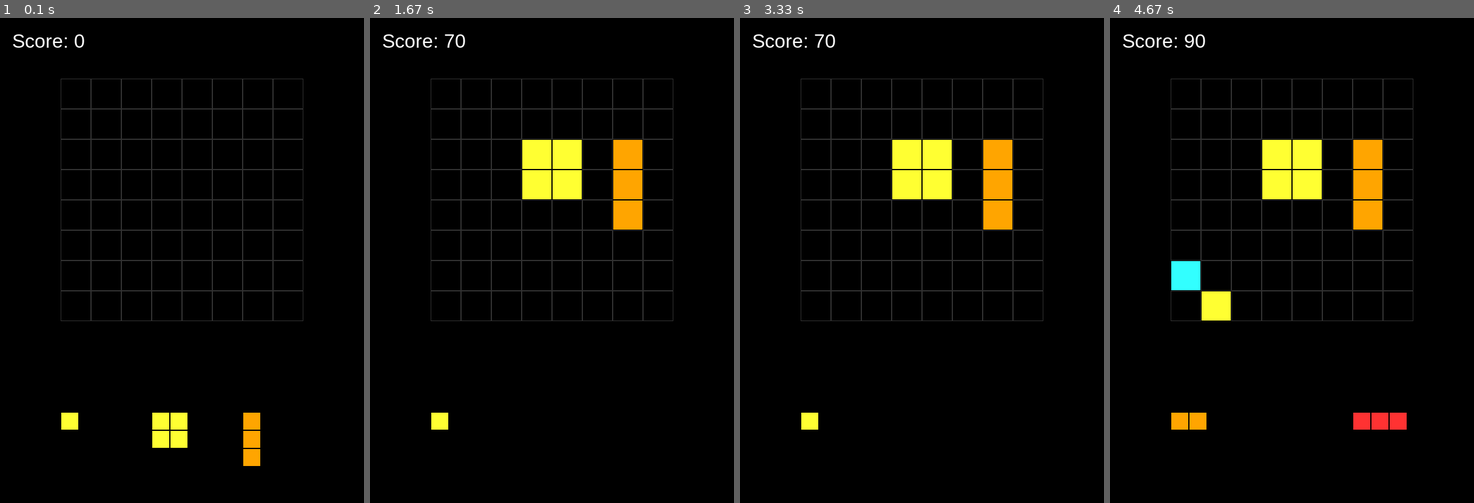
Above: before the commit, frames 1-4 (left to right).
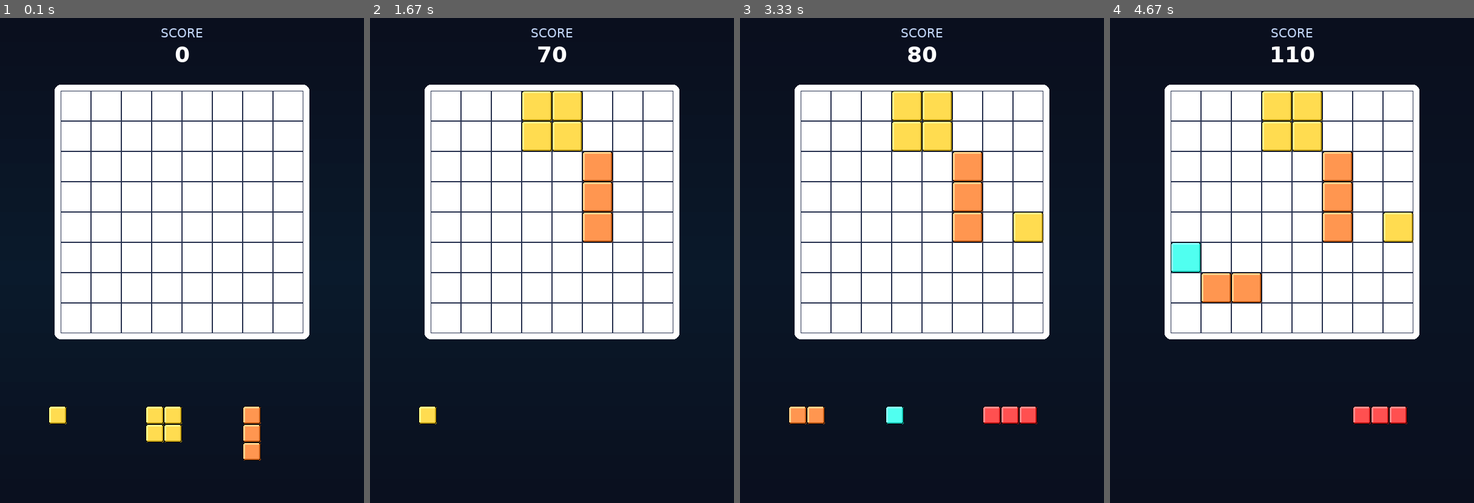
Above: after the commit, the same moments.

Repository: liqthr/block-blast-pygame
Game: pygame game, started from main.py
The game is run twice, just before and just after one commit, with the same random seed, the same clock (stepped at 60 frames per second) and the same inputs.
Inputs (mouse positions are in pixels of both pictures, inside the frame that each line leads up to):
- Up to frame 1 (0.1 s): no input
- Up to frame 2 (1.67 s): press the mouse at (544, 415) at 0.37 s; move the mouse to (541, 270) at 0.47 s; release the mouse at (537, 129) at 0.6 s; press the mouse at (621, 449) at 1.2 s; move the mouse to (613, 323) at 1.3 s; release the mouse at (610, 192) at 1.43 s
- Up to frame 3 (3.33 s): press the mouse at (798, 415) at 3.03 s; move the mouse to (903, 318) at 3.13 s; release the mouse at (1013, 216) at 3.27 s
- Up to frame 4 (4.67 s): press the mouse at (1186, 415) at 3.37 s; move the mouse to (1201, 357) at 3.47 s; release the mouse at (1215, 299) at 3.6 s; press the mouse at (1262, 415) at 3.7 s; move the mouse to (1222, 338) at 3.8 s; release the mouse at (1182, 265) at 3.93 s

The runs differ from the first frame. In frame 1, 100% of the frame differs, in the area x 0-100%, y 0-100%; in frame 2, 100%; in frame 3, 100%; in frame 4, 100%.

Commit message:
Improve visuals: 3D blocks and Aurora background

Diff:
--- a/main.py
+++ b/main.py
@@ -1,6 +1,7 @@
 import pygame
 import random
 import sys
+import math
 
 # Constants
 SCREEN_WIDTH = 600
@@ -8,24 +9,25 @@
 GRID_SIZE = 8
 CELL_SIZE = 50
 GRID_MARGIN = (SCREEN_WIDTH - (GRID_SIZE * CELL_SIZE)) // 2
-GRID_TOP = 100
+GRID_TOP = 120
 
 # Colors
 WHITE = (255, 255, 255)
 BLACK = (0, 0, 0)
-GRAY = (200, 200, 200)
-DARK_GRAY = (50, 50, 50)
+DARK_BG = (10, 15, 30)
+
+# Vibrant Block Colors
 COLORS = [
-    (255, 50, 50),   # Red
-    (50, 255, 50),   # Green
-    (50, 50, 255),   # Blue
-    (255, 255, 50),  # Yellow
-    (255, 50, 255),  # Magenta
-    (50, 255, 255),  # Cyan
-    (255, 165, 0),   # Orange
+    (255, 80, 80),   # Soft Red
+    (80, 255, 120),  # Mint Green
+    (80, 150, 255),  # Sky Blue
+    (255, 220, 80),  # Golden Yellow
+    (220, 100, 255), # Lavender
+    (80, 255, 240),  # Turquoise
+    (255, 150, 80),  # Coral
 ]
 
-# Block Shapes (relative coordinates)
+# Block Shapes
 SHAPES = [
     [(0, 0)], # Single
     [(0, 0), (1, 0)], # 1x2
@@ -42,6 +44,54 @@
     [(0, 0), (1, 0), (2, 0), (1, 1)], # T-shape
 ]
 
+def draw_3d_rect(surface, color, rect, border_radius=4):
+    """Draws a rectangle with a 3D beveled effect."""
+    # Main body
+    pygame.draw.rect(surface, color, rect, border_radius=border_radius)
+
+    # Highlight (top and left)
+    highlight_color = [min(255, c + 60) for c in color]
+    pygame.draw.line(surface, highlight_color, (rect.left + 2, rect.top + 2), (rect.right - 2, rect.top + 2), 3)
+    pygame.draw.line(surface, highlight_color, (rect.left + 2, rect.top + 2), (rect.left + 2, rect.bottom - 2), 3)
+
+    # Shadow (bottom and right)
+    shadow_color = [max(0, c - 60) for c in color]
+    pygame.draw.line(surface, shadow_color, (rect.left + 2, rect.bottom - 2), (rect.right - 2, rect.bottom - 2), 3)
+    pygame.draw.line(surface, shadow_color, (rect.right - 2, rect.top + 2), (rect.right - 2, rect.bottom - 2), 3)
+
+    # Subtle inner border
+    pygame.draw.rect(surface, (0, 0, 0, 50), rect, 1, border_radius=border_radius)
+
+class AuroraBackground:
+    def __init__(self):
+        self.time = 0
+        self.layers = [
+            {"color": (20, 60, 40), "speed": 0.01, "offset": 0},
+            {"color": (30, 20, 70), "speed": 0.015, "offset": math.pi},
+            {"color": (10, 40, 60), "speed": 0.008, "offset": math.pi / 2}
+        ]
+
+    def draw(self, surface):
+        self.time += 1
+        surface.fill(DARK_BG)
+
+        # Create a temporary surface for blending
+        temp_surface = pygame.Surface((SCREEN_WIDTH, SCREEN_HEIGHT), pygame.SRCALPHA)
+
+        for layer in self.layers:
+            c = layer["color"]
+            alpha = int(80 + 40 * math.sin(self.time * layer["speed"] + layer["offset"]))
+
+            # Draw gradient-like waves
+            for y in range(0, SCREEN_HEIGHT, 40):
+                shift = math.sin(self.time * 0.02 + y * 0.005) * 50
+                rect = pygame.Rect(0, y, SCREEN_WIDTH, 40)
+                # Vary alpha by height to create a fade effect
+                h_alpha = int(alpha * (1 - abs(y - SCREEN_HEIGHT/2) / (SCREEN_HEIGHT/2)))
+                pygame.draw.rect(temp_surface, (*c, h_alpha), rect)
+
+        surface.blit(temp_surface, (0, 0))
+
 class Block:
     def __init__(self, shape, color):
         self.shape = shape
@@ -52,7 +102,7 @@
         self.offset_y = 0
         self.original_pos = (0, 0)
         self.pos = [0, 0]
-        self.scale = 0.6 # Smaller scale when in preview
+        self.scale = 0.6
 
     def update_rects(self):
         self.rects = []
@@ -69,16 +119,17 @@
     def draw(self, surface):
         self.update_rects()
         for rect in self.rects:
-            pygame.draw.rect(surface, self.color, rect)
-            pygame.draw.rect(surface, BLACK, rect, 1)
+            draw_3d_rect(surface, self.color, rect)
 
 class Game:
     def __init__(self):
         pygame.init()
         self.screen = pygame.display.set_mode((SCREEN_WIDTH, SCREEN_HEIGHT))
-        pygame.display.set_caption("Block Blast")
+        pygame.display.set_caption("Block Blast - Aurora Edition")
         self.clock = pygame.time.Clock()
-        self.font = pygame.font.SysFont("Arial", 32)
+        self.font = pygame.font.SysFont("Verdana", 36, bold=True)
+        self.small_font = pygame.font.SysFont("Verdana", 20)
+        self.aurora = AuroraBackground()
         self.reset_game()
 
     def reset_game(self):
@@ -95,9 +146,8 @@
                 shape = random.choice(SHAPES)
                 color = random.choice(COLORS)
                 block = Block(shape, color)
-                # Position blocks at the bottom
-                x = 100 + i * 150
-                y = 650
+                x = 80 + i * 160
+                y = 640
                 block.pos = [x, y]
                 block.original_pos = (x, y)
                 self.blocks.append(block)
@@ -150,16 +200,20 @@
 
         cleared = len(rows_to_clear) + len(cols_to_clear)
         if cleared > 0:
-            self.score += (cleared * 100) * cleared # Bonus for multiple lines
+            self.score += (cleared * 100) * cleared
 
     def draw_grid(self):
+        # Draw grid background panel
+        panel_rect = pygame.Rect(GRID_MARGIN - 10, GRID_TOP - 10, (GRID_SIZE * CELL_SIZE) + 20, (GRID_SIZE * CELL_SIZE) + 20)
+        pygame.draw.rect(self.screen, (255, 255, 255, 20), panel_rect, border_radius=10)
+
         for r in range(GRID_SIZE):
             for c in range(GRID_SIZE):
                 rect = pygame.Rect(GRID_MARGIN + c * CELL_SIZE, GRID_TOP + r * CELL_SIZE, CELL_SIZE, CELL_SIZE)
-                pygame.draw.rect(self.screen, DARK_GRAY, rect, 1)
+                # Draw empty cell
+                pygame.draw.rect(self.screen, (40, 50, 80), rect, 1)
                 if self.grid[r][c]:
-                    pygame.draw.rect(self.screen, self.grid[r][c], rect)
-                    pygame.draw.rect(self.screen, BLACK, rect, 1)
+                    draw_3d_rect(self.screen, self.grid[r][c], rect)
 
     def run(self):
         while True:
@@ -181,14 +235,14 @@
                             if rect.collidepoint(pos):
                                 self.dragging_block = block
                                 block.dragging = True
-                                block.offset_x = pos[0] - block.pos[0]
-                                block.offset_y = pos[1] - block.pos[1]
+                                # Center block on mouse when dragging
+                                block.offset_x = (len(set(d[0] for d in block.shape)) * CELL_SIZE) // 2
+                                block.offset_y = (len(set(d[1] for d in block.shape)) * CELL_SIZE) // 2
                                 break
                         if self.dragging_block: break
 
                 if event.type == pygame.MOUSEBUTTONUP:
                     if self.dragging_block:
-                        # Check if dropped on grid
                         grid_x = (self.dragging_block.pos[0] - GRID_MARGIN + CELL_SIZE // 2) // CELL_SIZE
                         grid_y = (self.dragging_block.pos[1] - GRID_TOP + CELL_SIZE // 2) // CELL_SIZE
 
@@ -206,7 +260,7 @@
                         self.dragging_block.pos[0] = pos[0] - self.dragging_block.offset_x
                         self.dragging_block.pos[1] = pos[1] - self.dragging_block.offset_y
 
-            self.screen.fill(BLACK)
+            self.aurora.draw(self.screen)
             self.draw_grid()
 
             for block in self.blocks:
@@ -216,13 +270,25 @@
             if self.dragging_block:
                 self.dragging_block.draw(self.screen)
 
-            # Draw Score
-            score_text = self.font.render(f"Score: {self.score}", True, WHITE)
-            self.screen.blit(score_text, (20, 20))
+            # UI Elements
+            score_surf = self.font.render(f"{self.score}", True, WHITE)
+            score_rect = score_surf.get_rect(center=(SCREEN_WIDTH // 2, 60))
+            self.screen.blit(score_surf, score_rect)
+
+            label_surf = self.small_font.render("SCORE", True, (200, 220, 255))
+            label_rect = label_surf.get_rect(center=(SCREEN_WIDTH // 2, 25))
+            self.screen.blit(label_surf, label_rect)
 
             if self.game_over:
-                over_text = self.font.render("GAME OVER! Press R to Restart", True, WHITE)
-                self.screen.blit(over_text, (SCREEN_WIDTH // 2 - 180, SCREEN_HEIGHT // 2))
+                overlay = pygame.Surface((SCREEN_WIDTH, SCREEN_HEIGHT), pygame.SRCALPHA)
+                overlay.fill((0, 0, 0, 180))
+                self.screen.blit(overlay, (0, 0))
+
+                over_text = self.font.render("GAME OVER", True, WHITE)
+                restart_text = self.small_font.render("Press R to Restart", True, (200, 200, 200))
+
+                self.screen.blit(over_text, over_text.get_rect(center=(SCREEN_WIDTH // 2, SCREEN_HEIGHT // 2 - 20)))
+                self.screen.blit(restart_text, restart_text.get_rect(center=(SCREEN_WIDTH // 2, SCREEN_HEIGHT // 2 + 30)))
 
             pygame.display.flip()
             self.clock.tick(60)
